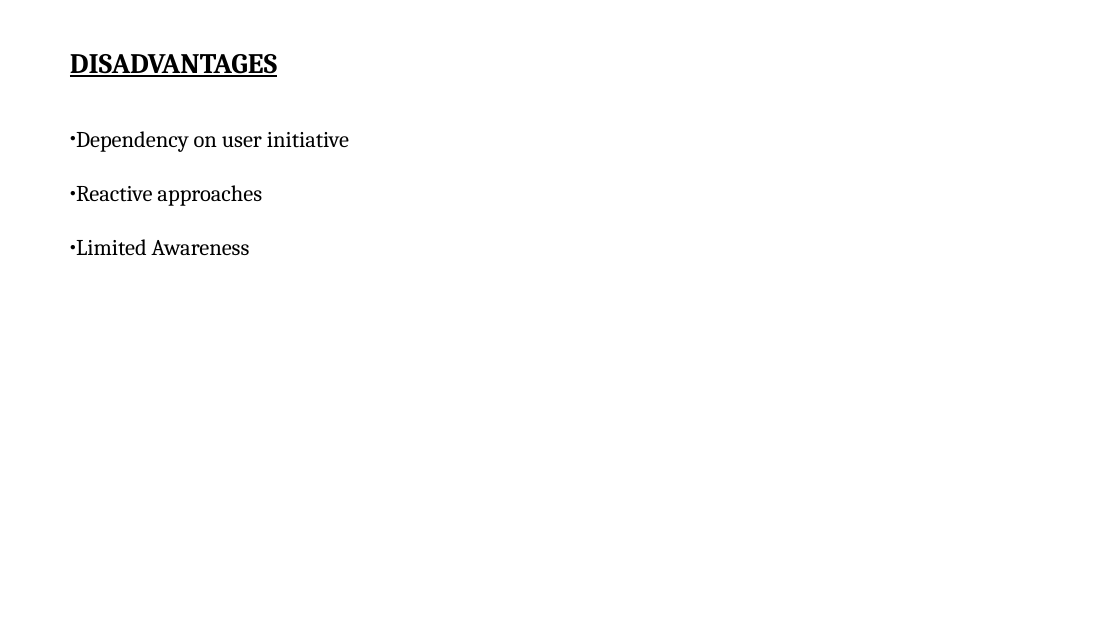
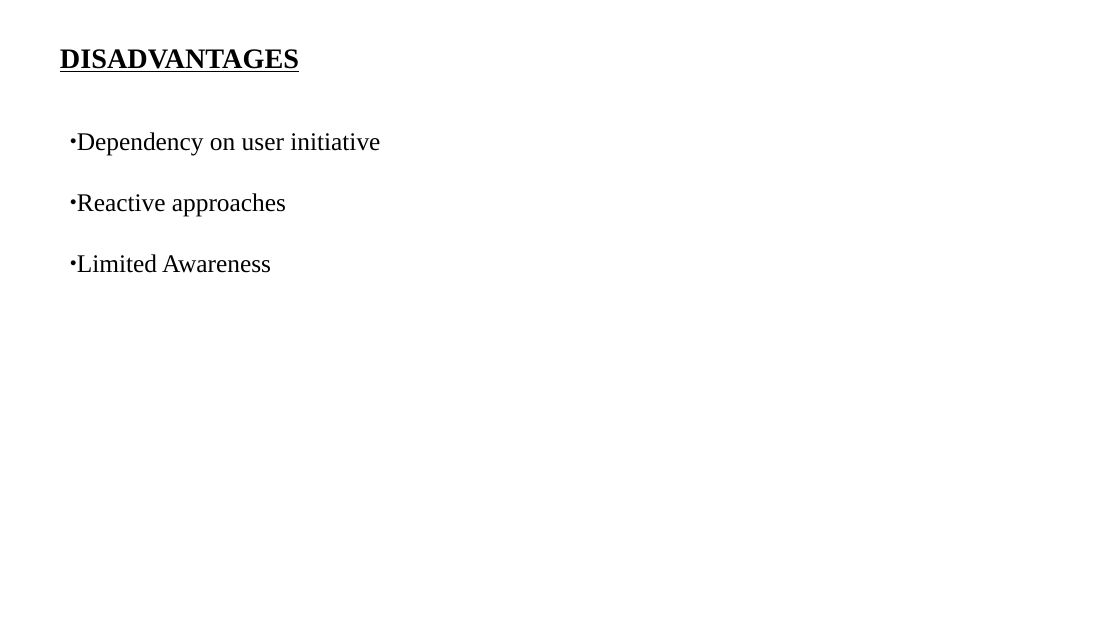
Before and after one commit to ihsanul1234/mini_project_ppt, a slide deck: slide 11 of 14.pptx (slide 9 before the commit). Drawn at 1120x630 pixels with LibreOffice and Linux fonts; fonts in the diff are those of the drawing. Boxes give left, top, right and bottom in pixels: in the first picture for what was removed or moved away, otherwise in the second. Text is boxed around its words. In the diff, an @@ line names an element or a change of style, - is before the commit and + after.

```diff
--- a/14.pptx
+++ b/14.pptx
@@ text "DISADVANTAGES" at box(60, 49, 299, 72): font Cambria to Times New Roman; more space between paragraphs @@
@@ text "Dependency on user initiative" at box(77, 132, 380, 273): size 16 to 18 pt, font Cambria to Times New Roman @@
```
Also in this commit, not shown: 8 other slides changed, 3 slides added, 1 slide removed.
